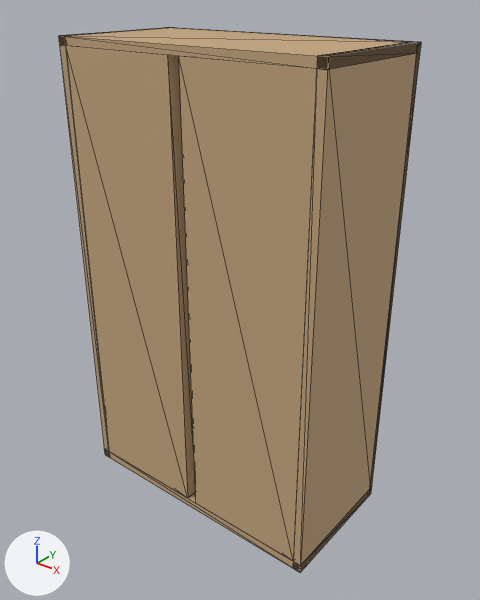
What one commit did to the glTF model src/assets/furniture/wardrobe.glb.
Both versions are drawn from a 50 mm lens placed at (1.64, -2.0, 2.2), pointed at (0.04, 0.01, 0.96). Lighting does not change. The marker at lower left points along +X, +Y and +Z. The older version comes first. Mesh edges are drawn as thin lines. Vertices at exactly the same position are counted once.
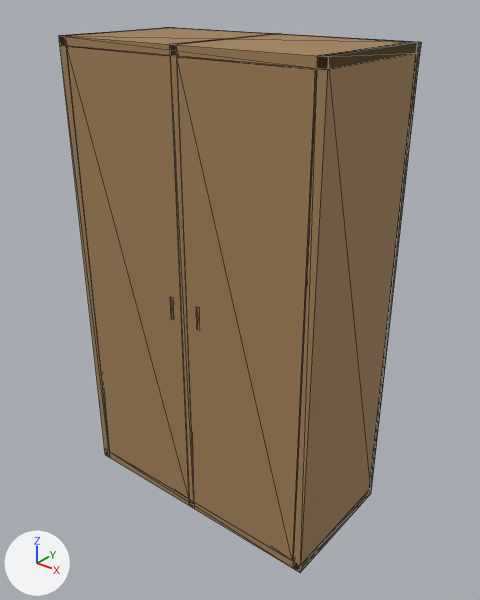
The change, as JSON lines over the scene's bpy script:
```json
{"op": "set", "path": "mat_material_0.base_color", "old": "(0.56, 0.38, 0.21)", "new": "(0.36, 0.22, 0.1)", "note": "brown #c5a67e -> brown #a28159"}
{"block": "me_mesh_0", "where": "# used by ob_mesh_0; location = (0.0, 0.0, 0.0)"}
{"block": "me_mesh_0", "where": "# verts and faces of me_mesh_0; kept vertices keep their numbers, new ones are numbered from 44"}
{"block": "me_mesh_0", "where": "# before: 28 (-0.03, -0.24, 0.04), 29 (-0.03, -0.24, 1.97), 30 (-0.03, -0.3, 1.97) at pixel (167, 55), 31 (-0.03, -0.3, 0.04) at pixel (187, 498), 34 (-0.56, -0.24, 1.97)"}
{"block": "me_mesh_0", "where": "# before: 35 (-0.56, -0.24, 0.04), 36 (0.56, -0.24, 0.04), 37 (0.56, -0.24, 1.97), 40 (0.03, -0.3, 0.04) at pixel (195, 503), 41 (0.03, -0.3, 1.97) at pixel (178, 56)"}
{"block": "me_mesh_0", "where": "# before: 42 (0.03, -0.24, 1.97), 43 (0.03, -0.24, 0.04)"}
{"op": "remove", "block": "me_mesh_0", "code": "me_mesh_0.from_pydata(...)  # 44 vertices, 84 faces; spans x -0.6..0.6, y -0.3..0.3, z 0.0..2.0"}
{"op": "add", "block": "me_mesh_0", "code": "me_mesh_0.from_pydata(...)  # 88 vertices, 160 faces; spans x -0.6..0.6, y -0.3..0.3, z 0.0..2.0"}
{"block": "me_mesh_0", "change": "me_mesh_0 part 1: a new loose piece, a box spanning x -0.015..0.015, y -0.3..0.3, z 0.0..2.0, in mat_material_0 (brown #a28159)"}
{"block": "me_mesh_0", "change": "me_mesh_0 part 2"}
{"op": "add", "block": "me_mesh_0", "code": "verts[28] = (-0.01, -0.26, 0.04)  # moved"}
{"op": "add", "block": "me_mesh_0", "code": "verts[29] = (-0.01, -0.26, 1.96)  # moved"}
{"op": "add", "block": "me_mesh_0", "code": "verts[30] = (-0.01, -0.3, 1.96)  # moved, pixel (170, 56)"}
{"op": "add", "block": "me_mesh_0", "code": "verts[31] = (-0.01, -0.3, 0.04)  # moved, pixel (189, 499)"}
{"op": "add", "block": "me_mesh_0", "code": "verts[34] = (-0.56, -0.26, 1.96)  # moved"}
{"op": "add", "block": "me_mesh_0", "code": "verts[37] = (0.56, -0.26, 1.96)  # moved"}
{"op": "add", "block": "me_mesh_0", "code": "verts[35] = (-0.56, -0.26, 0.04)  # moved"}
{"op": "add", "block": "me_mesh_0", "code": "verts[36] = (0.56, -0.26, 0.04)  # moved"}
{"op": "add", "block": "me_mesh_0", "code": "verts[40] = (0.01, -0.3, 0.04)  # moved, pixel (194, 502)"}
{"op": "add", "block": "me_mesh_0", "code": "verts[41] = (0.01, -0.3, 1.96)  # moved, pixel (176, 57)"}
{"op": "add", "block": "me_mesh_0", "code": "verts[42] = (0.01, -0.26, 1.96)  # moved"}
{"op": "add", "block": "me_mesh_0", "code": "verts[43] = (0.01, -0.26, 0.04)  # moved"}
{"block": "me_mesh_0", "change": "other edits to the shape of me_mesh_0 do not show in these pictures"}
```

Boxes [x1, y1, x2, y2] around the edits, measured in the pictures (480 x 600 px; the box of a moved part takes in the faces that stretch with it):
```json
{"object": "Mesh_0", "change": "recoloured, reshaped", "before": [59, 27, 421, 572], "after": [59, 27, 421, 572], "on screen": "darker"}
{"part": 1, "of": "me_mesh_0", "change": "added", "after": [170, 34, 276, 508]}
{"part": 2, "of": "me_mesh_0", "change": "moved or reshaped", "before": [66, 46, 317, 561], "after": [67, 46, 317, 561]}
```
